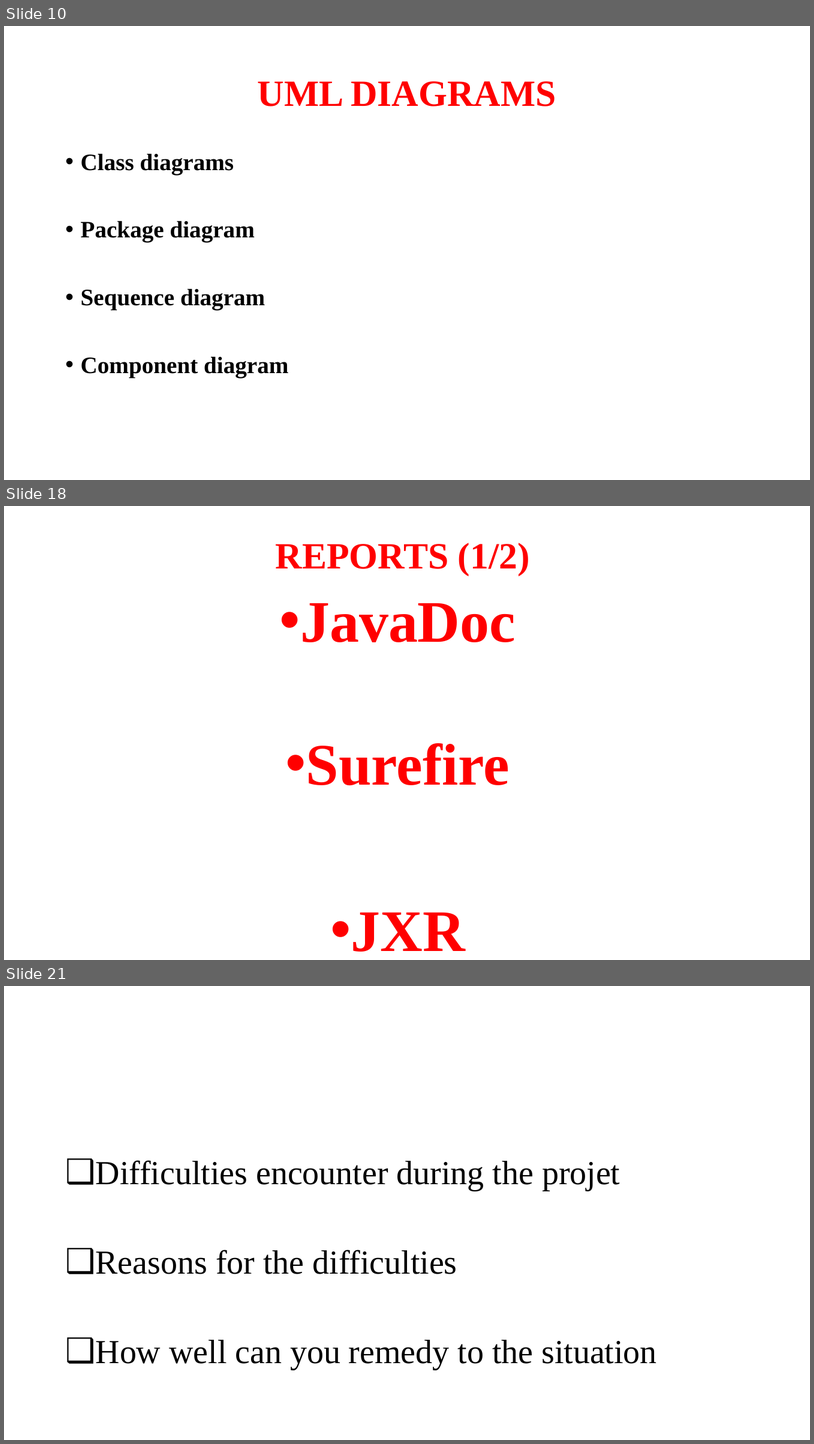
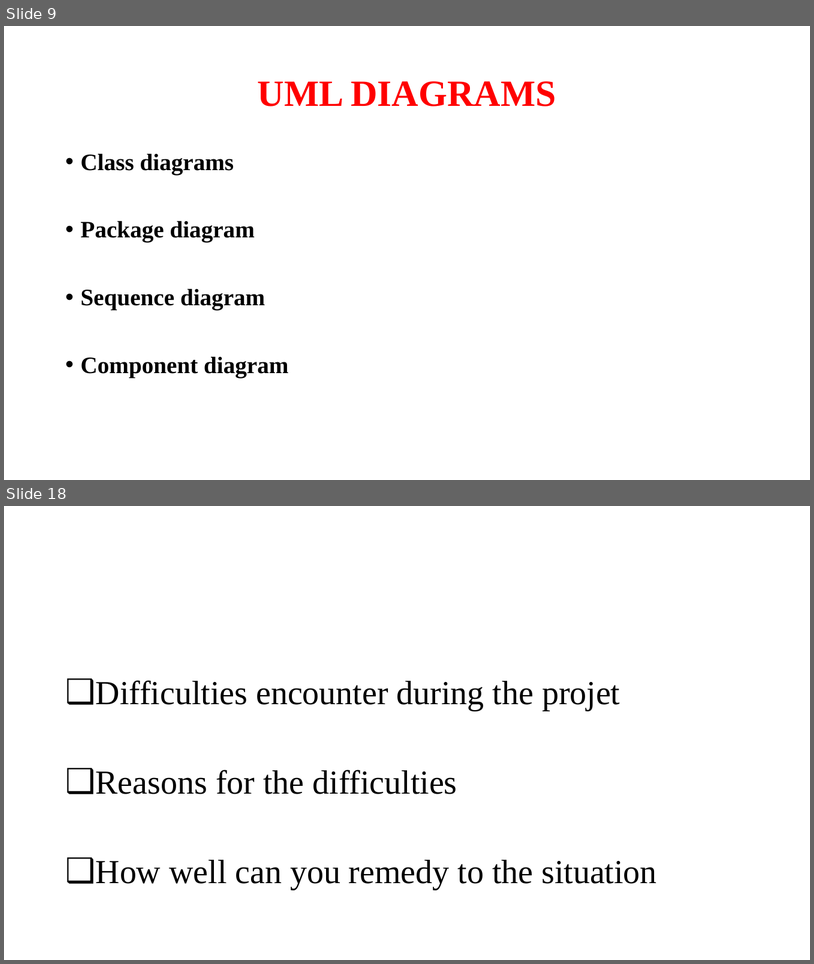
Before and after one commit to Djondang/Projet_UML-Java, a slide deck: model/PROJET UML.pptx. Shown one above the other, each under a label of ours: slides 10, 18 and 21 before the commit, slides 9 and 18 after it; the slides between them are not shown. The pictures are 814x1444 and 814x964 pixels, drawn with LibreOffice and Linux fonts; fonts in the diff are those of the drawing; background and template pictures are left out. Boxes give left, top, right and bottom in pixels: in the first picture for what was removed or moved away, otherwise in the second. Text is boxed around its words. In the diff, an @@ line names an element or a change of style, - is before the commit and + after.

```diff
--- a/model/PROJET UML.pptx
+++ b/model/PROJET UML.pptx
@@ slide 18 removed at [4,506,810,960], background picture (left out) @@
@@ title removed at [276,543,530,575] @@
-REPORTS (1/2)
@@ text removed at [300,603,516,642] @@
-• JavaDoc
@@ text removed at [306,743,510,786] @@
-• Surefire
@@ text removed at [351,912,465,951] @@
-• JXR
@@ what was slide 10 is now slide 9 @@
@@ what was slide 21 is now slide 18 @@
```
Also in this commit, not shown: 11 slides changed, 1 slide added, 3 other slides removed.
